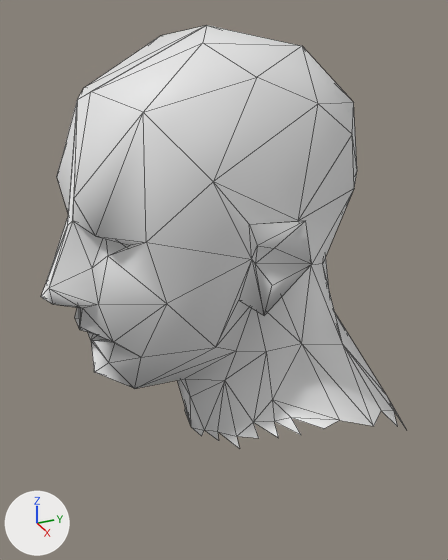
The glTF model assets/characters/wardrobe/heads/old.glb as it was, and as the next commit left it.
One viewpoint serves both versions: a 50 mm lens placed at (0.375, -0.156, 1.829), pointed at (0.006, 0.01, 1.644). The lights are fixed; the arrows at lower left show +X, +Y and +Z. The first picture is the older version. Mesh edges are drawn as thin lines. Vertices at exactly the same position are counted once.

The first picture shows 'Head_old'.
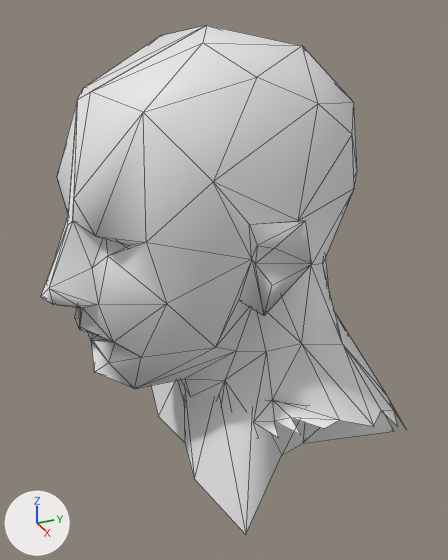
What differs and where, as boxes [x1, y1, x2, y2] in the pictures (448 x 560 px):
'Head_old', reshaped (20% taller)
    before: [41, 25, 407, 448]
    after: [41, 25, 407, 534]
part 1 of me_sphere_005_retopology_005, added
    after: [151, 380, 394, 534]

What changed in the scene script:
```text
Add mat_wr_strips:
    mat_wr_strips = principled_material('WR_strips')
    mat_wr_strips.base_color = (0.8, 0.8, 0.8)  # white #e7e7e7
Change me_sphere_005_retopology_005:
    used by ob_head_old; location = (0.0, 0.0, 0.0)
    remove me_sphere_005_retopology_005.from_pydata(...)  # 196 vertices, 339 faces; spans x -0.098..0.098, y -0.116..0.131, z 1.518..1.813
    add me_sphere_005_retopology_005.from_pydata(...)  # 220 vertices, 363 faces; spans x -0.103..0.103, y -0.116..0.14, z 1.505..1.813
    me_sphere_005_retopology_005 part 1: a new loose piece of 24 vertices spanning x -0.103..0.103, y -0.03..0.14, z 1.505..1.572, in mat_wr_closed (white #e7e7e7)
    add me_sphere_005_retopology_005.materials.append(mat_wr_strips)  # white #e7e7e7
```
